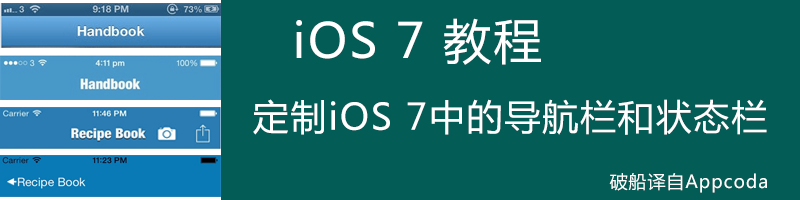
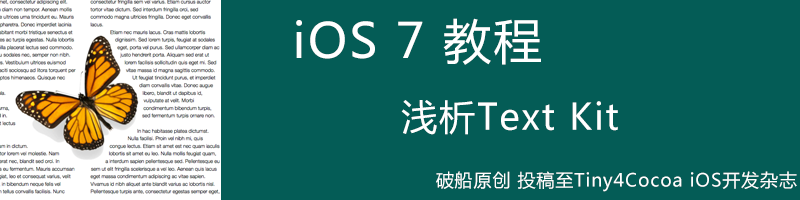
Comparing the layer stacks of the two (800, 200) images. Changes:
added group "iOS 7 教程:浅析Text Kit" with 8 layers above "iOS 7 教程:定制iOS 7中导航栏和状态栏" over left=0, top=0, right=797, bottom=197
added group "0" (1st of 6, in "iOS 7 教程:浅析Text Kit") with 7 layers in group "iOS 7 教程:浅析Text Kit" over left=0, top=0, right=797, bottom=197
added layer "图层 5" in group "0" over left=0, top=0, right=221, bottom=197
added layer "破船原创" in group "0" over left=436, top=171, right=797, bottom=192
added layer "定制iOS 7中的导航栏和状态栏" (1st of 2, in "iOS 7 教程:浅析Text Kit" › "0") in group "0" over left=401, top=100, right=618, bottom=135
added layer "图层 0" (1st of 12, in "iOS 7 教程:浅析Text Kit" › "0") in group "0" over left=0, top=0, right=797, bottom=197
hid group "iOS 7 教程:定制iOS 7中导航栏和状态栏" (11 layers) over left=0, top=0, right=797, bottom=197
